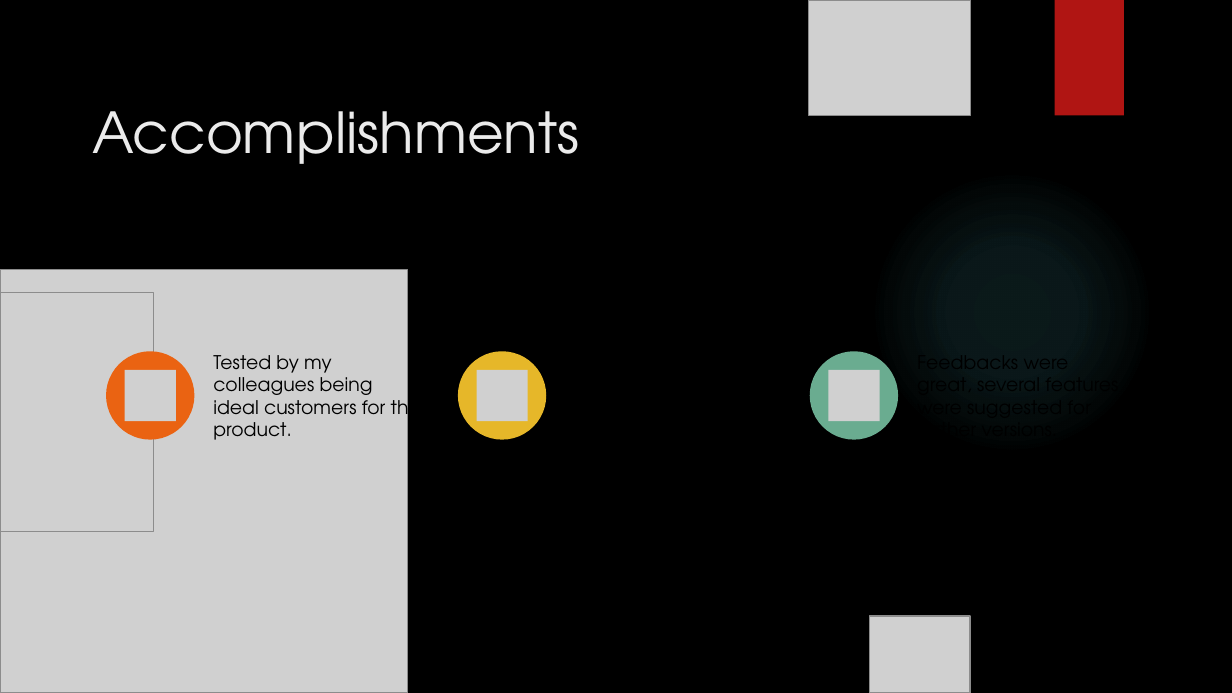
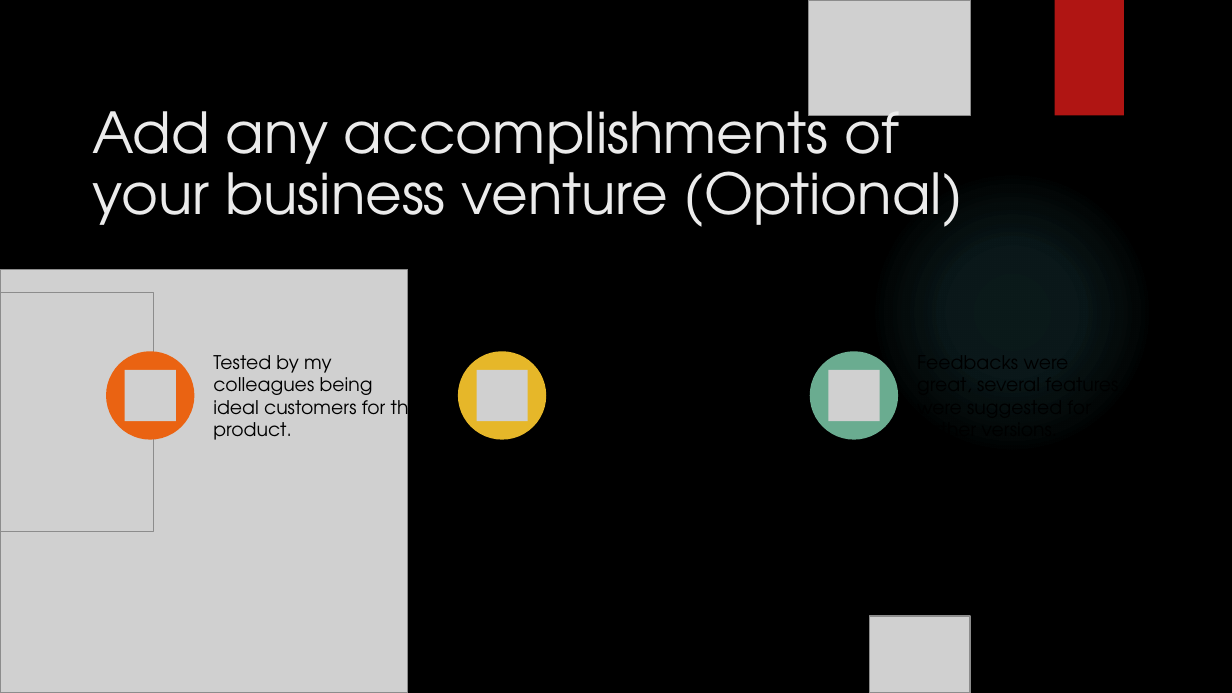
Before and after one commit to sagarsaurabhssnl/ATTENDANCE-APP, a slide deck: slide 11 of pitching.pptx (slide 10 before the commit). Drawn at 1232x693 pixels with LibreOffice and Linux fonts; fonts in the diff are those of the drawing; grey boxes stand for pictures; background and template pictures are left out. Boxes give left, top, right and bottom in pixels: in the first picture for what was removed or moved away, otherwise in the second. Text is boxed around its words. In the diff, an @@ line names an element or a change of style, - is before the commit and + after.

```diff
--- a/pitching.pptx
+++ b/pitching.pptx
@@ title at bbox=[92, 94, 963, 227]: text changed @@
-Accomplishments
+Add any accomplishments of your business venture (Optional)
```
Also in this commit, not shown: 7 other slides changed, 1 slide added.
